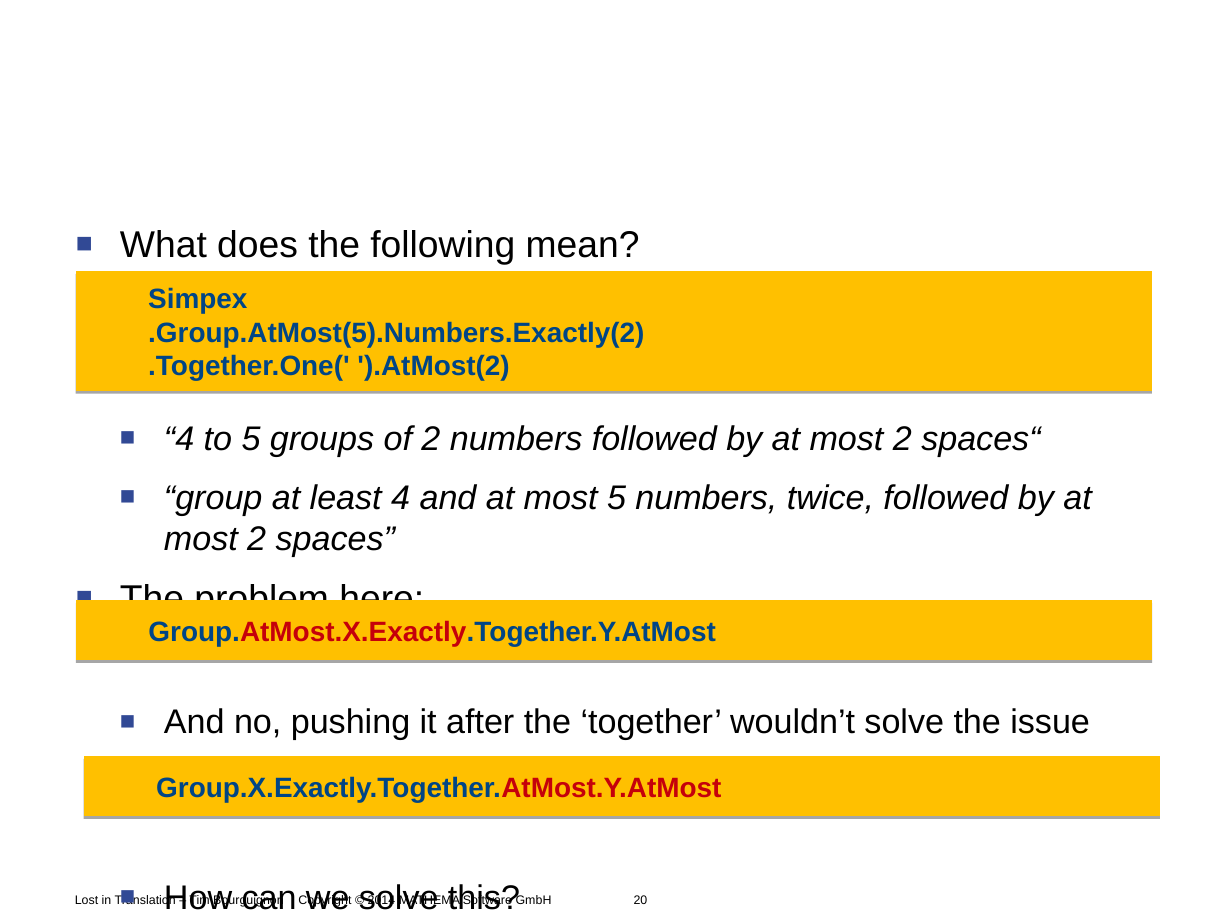
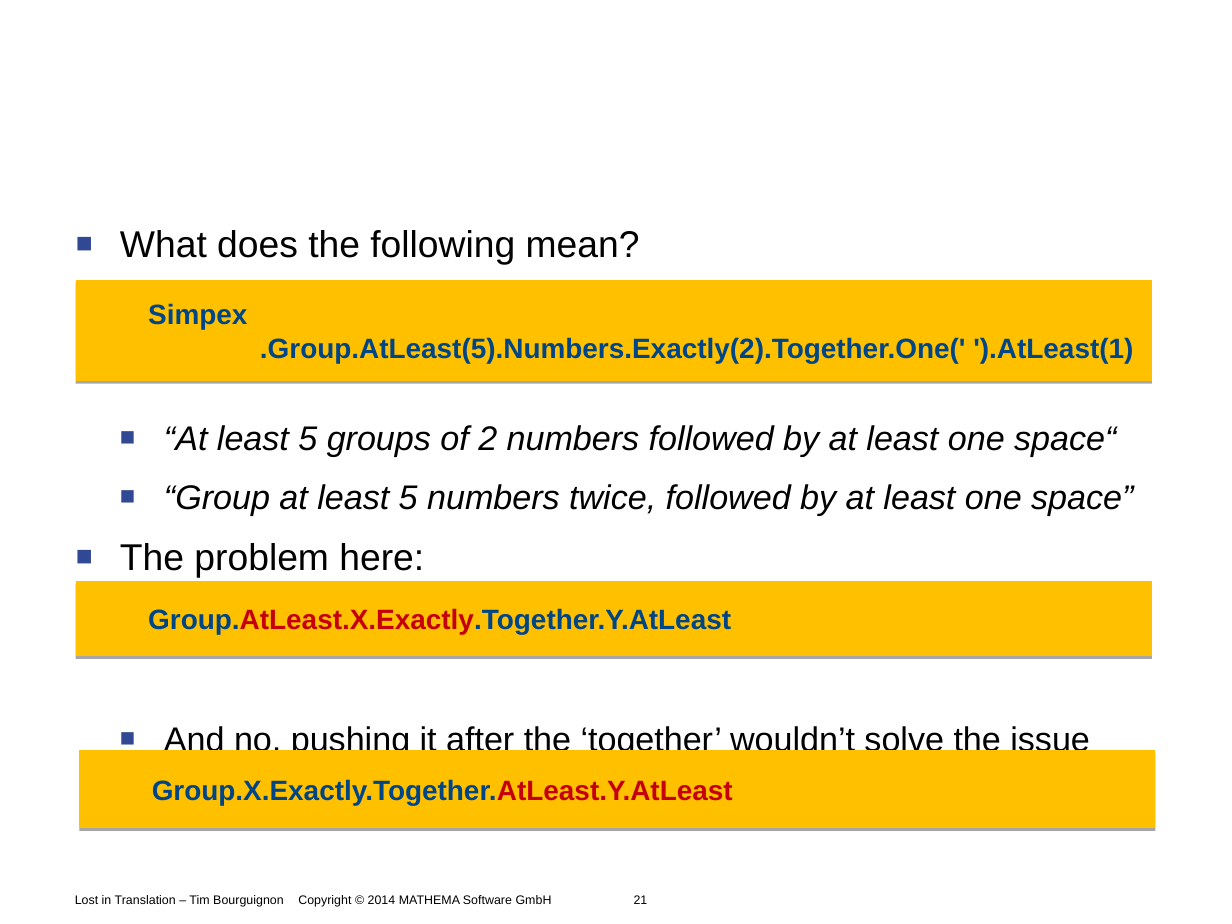
Before and after one commit to Timothep/Talk.LostInTranslation, a slide deck: slide 21 of LostInTranslation.odp (slide 20 before the commit). Drawn at 1232x924 pixels with LibreOffice and Linux fonts; fonts in the diff are those of the drawing; background and template pictures are left out. Boxes give left, top, right and bottom in pixels: in the first picture for what was removed or moved away, otherwise in the second. Text is boxed around its words. In the diff, an @@ line names an element or a change of style, - is before the commit and + after.

```diff
--- a/LostInTranslation.odp
+++ b/LostInTranslation.odp
@@ text at (120, 230, 1133, 758): paragraph removed @@
-  ■ How can we solve this?
@@ freeform shape "Simpex": place and size @@
-freeform shape "Simpex" at (76, 272, 1153, 391)
+freeform shape "Simpex" at (76, 279, 1153, 380)
@@ text in freeform shape at (260, 337, 1133, 363): text changed @@
-.Group.AtMost(5).Numbers.Exactly(2)
-.Together.One(' ').AtMost(2)
+.Group.AtLeast(5).Numbers.Exactly(2).Together.One(' ').AtLeast(1)
@@ text at (164, 425, 1133, 515): text changed @@
-  ■ “4 to 5 groups of 2 numbers followed by at most 2 spaces“
-  ■ “group at least 4 and at most 5 numbers, twice, followed by at most 2 spaces”
+  ■ “At least 5 groups of 2 numbers followed by at least one space“
+  ■ “Group at least 5 numbers twice, followed by at least one space”
@@ freeform shape "Group.AtLeast.X.Exactly.Together.Y.AtLeast": place and size @@
-freeform shape "Group.AtLeast.X.Exactly.Together.Y.AtLeast" at (76, 600, 1153, 661)
+freeform shape "Group.AtLeast.X.Exactly.Together.Y.AtLeast" at (76, 581, 1153, 656)
@@ text in freeform shape at (148, 610, 731, 635): text changed @@
-Group.AtMost.X.Exactly.Together.Y.AtMost
+Group.AtLeast.X.Exactly.Together.Y.AtLeast
@@ freeform shape "Group.X.Exactly.Together.AtLeast.Y.AtLeast": place and size @@
-freeform shape "Group.X.Exactly.Together.AtLeast.Y.AtLeast" at (84, 756, 1160, 816)
+freeform shape "Group.X.Exactly.Together.AtLeast.Y.AtLeast" at (79, 750, 1156, 828)
@@ text in freeform shape at (152, 779, 733, 805): text changed @@
-Group.X.Exactly.Together.AtMost.Y.AtMost
+Group.X.Exactly.Together.AtLeast.Y.AtLeast
@@ text at (75, 895, 648, 907): text changed @@
-Lost in Translation – Tim Bourguignon Copyright © 2014 MATHEMA Software GmbH 20
+Lost in Translation – Tim Bourguignon Copyright © 2014 MATHEMA Software GmbH 21
```
Also in this commit, not shown: 9 other slides changed, 1 slide added.
